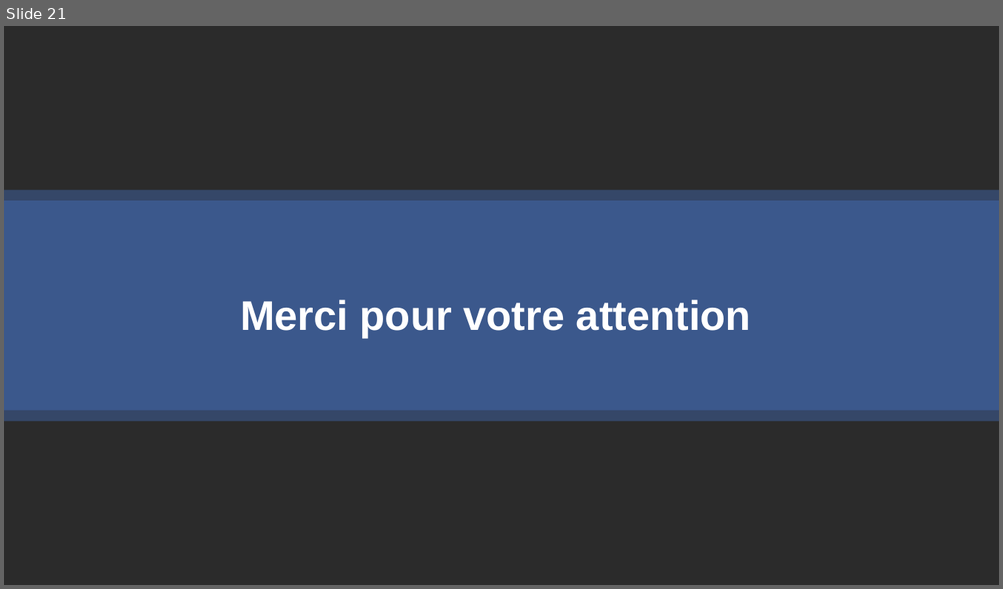
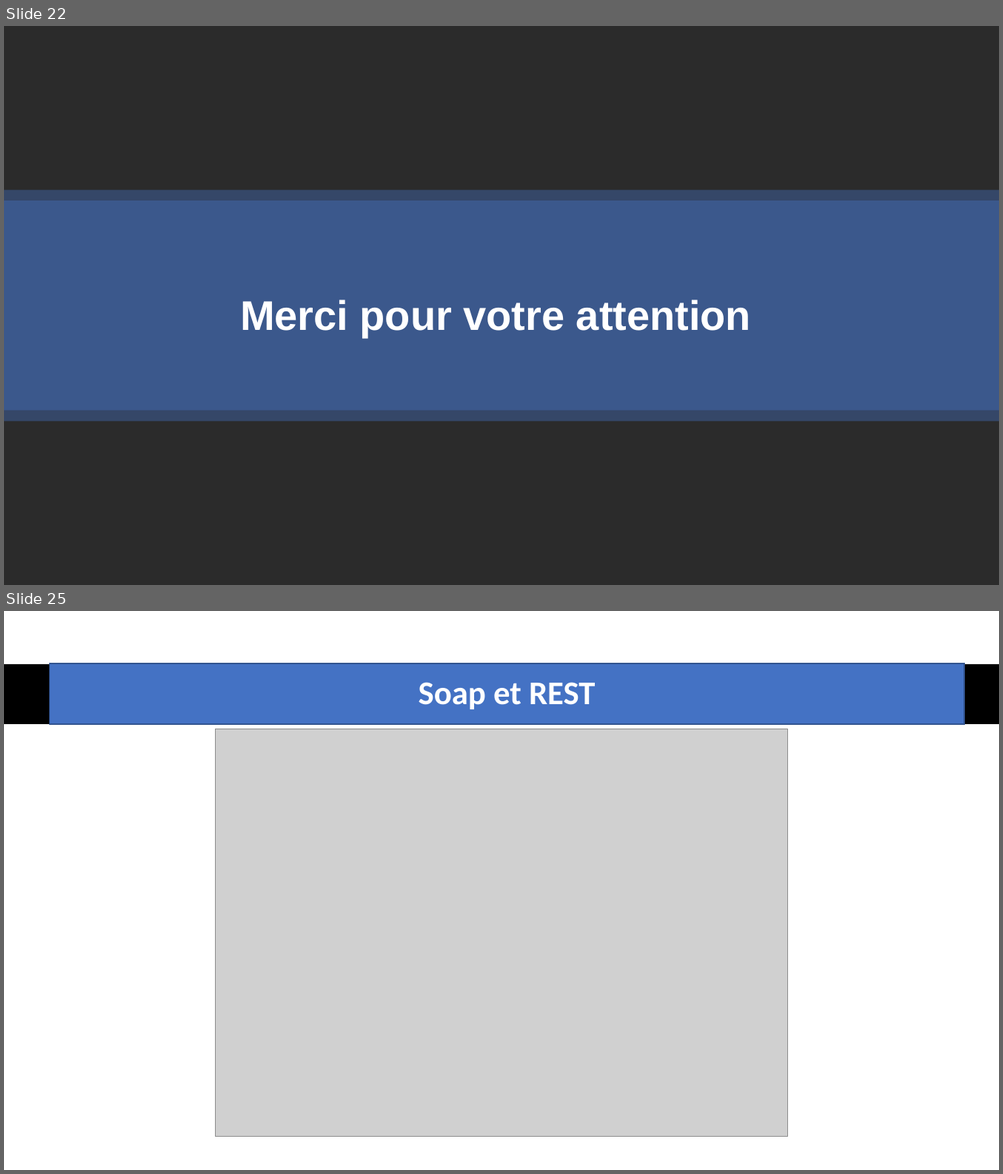
Before and after one commit to messaoudibrahim/Memoire, a slide deck: DIAPO/Présentation.pptx. Shown one above the other, each under a label of ours: slide 21 before the commit, slides 22 and 25 after it; the slides between them are not shown. The pictures are 1003x589 and 1003x1174 pixels, drawn with LibreOffice and Linux fonts; fonts in the diff are those of the drawing; grey boxes stand for pictures; background and template pictures are left out; a plain dark background stands for a picture behind light text. Boxes give left, top, right and bottom in pixels: in the first picture for what was removed or moved away, otherwise in the second. Text is boxed around its words. In the diff, an @@ line names an element or a change of style, - is before the commit and + after.

```diff
--- a/DIAPO/Présentation.pptx
+++ b/DIAPO/Présentation.pptx
@@ slide 25 added at (4,611,999,1170), background #FFFFFF @@
@@ rectangle added at (4,664,999,724), fill #000000 @@
@@ rectangle added at (50,664,965,723), fill #4472C4, outline #325491 1 pt, 32 pt, text #FFFFFF, bold @@
+Soap et REST
@@ picture added at (215,729,787,1137) @@
@@ what was slide 21 is now slide 22 @@
```
Also in this commit, not shown: 2 slides changed, 4 other slides added, 5 other files.
